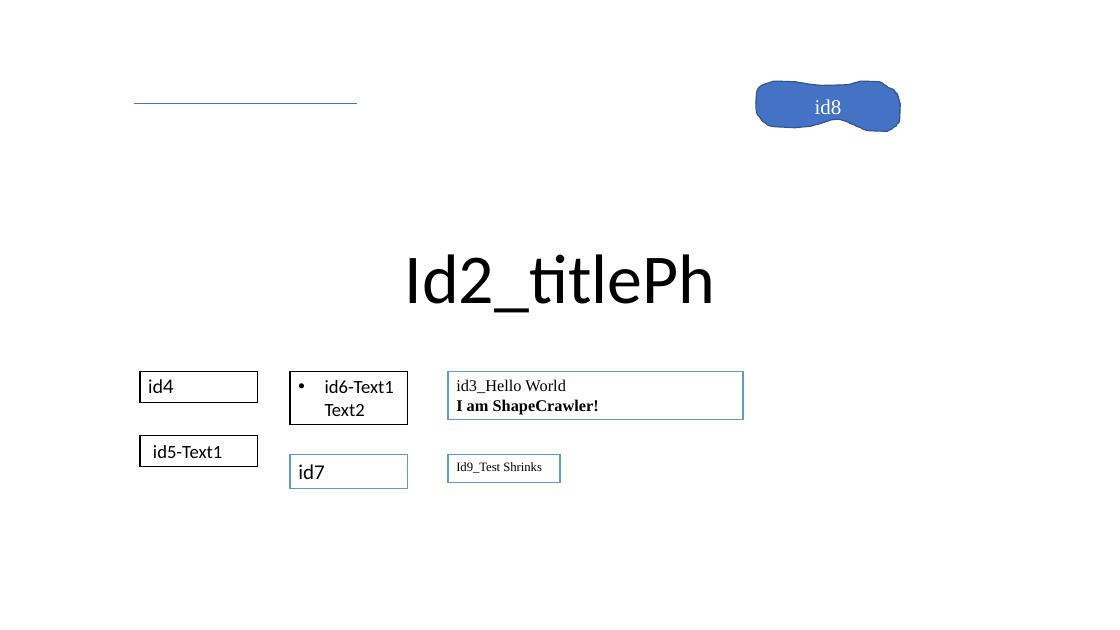
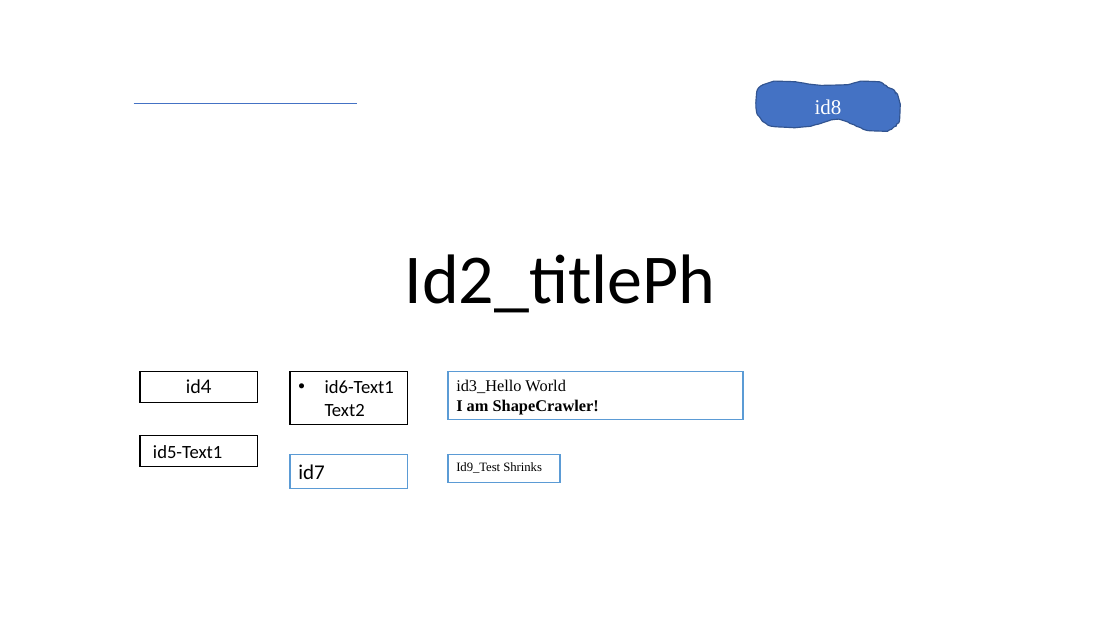
Before and after one commit to ShapeCrawler/ShapeCrawler, a slide deck: slide 1 of ShapeCrawler.Tests.Unit/Resource/001.pptx. Drawn at 1120x630 pixels with LibreOffice and Linux fonts; fonts in the diff are those of the drawing; background and template pictures are left out. Boxes give left, top, right and bottom in pixels: in the first picture for what was removed or moved away, otherwise in the second. Text is boxed around its words. In the diff, an @@ line names an element or a change of style, - is before the commit and + after.

```diff
--- a/ShapeCrawler.Tests.Unit/Resource/001.pptx
+++ b/ShapeCrawler.Tests.Unit/Resource/001.pptx
@@ rectangle "id4" at (140, 371, 258, 402): alignment left to centre @@
```
Also in this commit, not shown: 5 other files.
